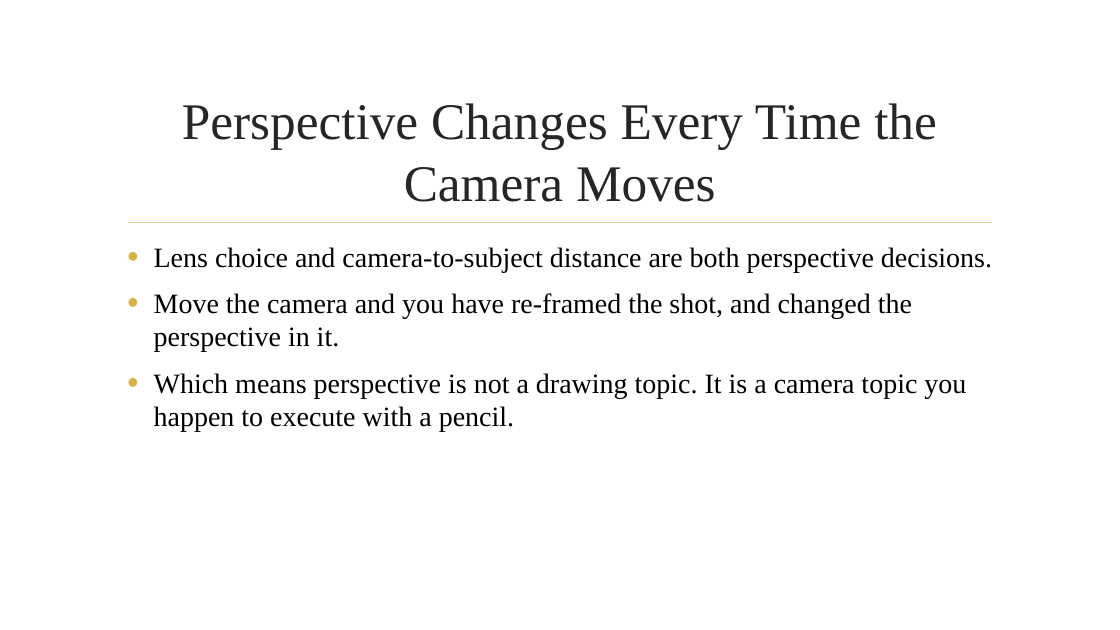
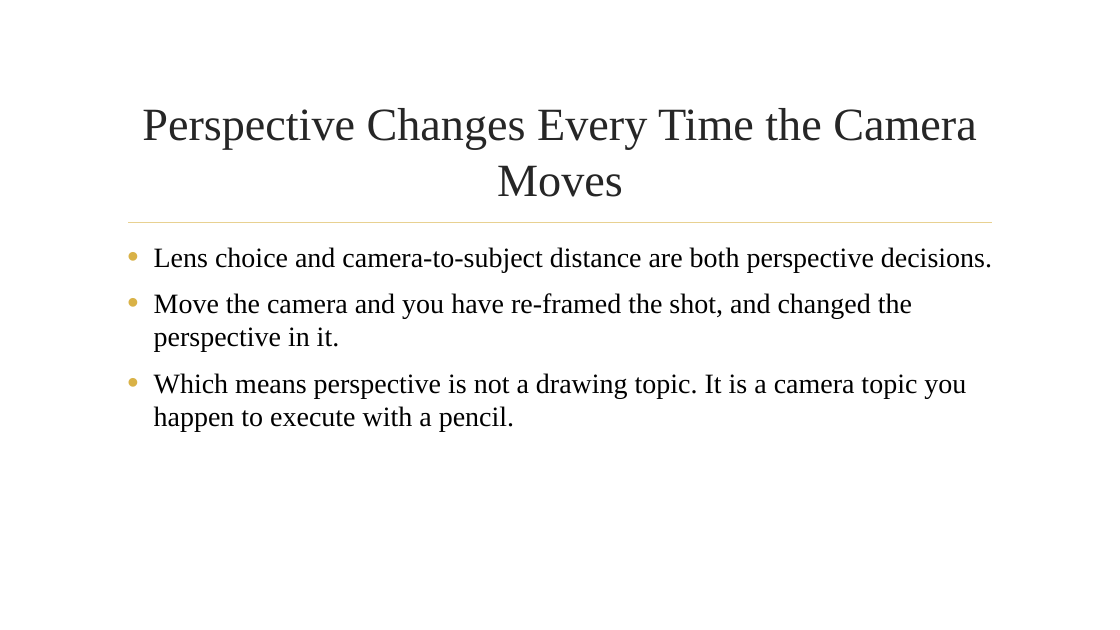
Before and after one commit to dcoes/Classes, a slide deck: slide 4 of Storyboarding/NewLectures/06_Perspective_REVISED.pptx. Drawn at 1120x630 pixels with LibreOffice and Linux fonts; fonts in the diff are those of the drawing; background and template pictures are left out. Boxes give left, top, right and bottom in pixels: in the first picture for what was removed or moved away, otherwise in the second. Text is boxed around its words. In the diff, an @@ line names an element or a change of style, - is before the commit and + after.

```diff
--- a/Storyboarding/NewLectures/06_Perspective_REVISED.pptx
+++ b/Storyboarding/NewLectures/06_Perspective_REVISED.pptx
@@ title "Perspective Changes Every Time the ..." at (x1=142, y1=108, x2=976, y2=197): size 44 to 39.6 pt @@
```
Also in this commit, not shown: 10 other slides changed, 2 slides removed, 2 other files.
